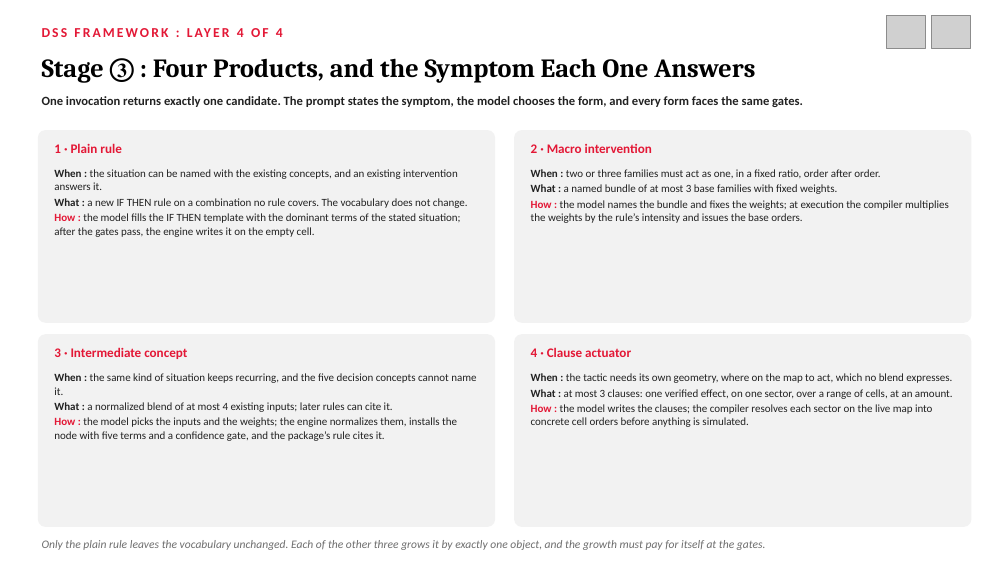
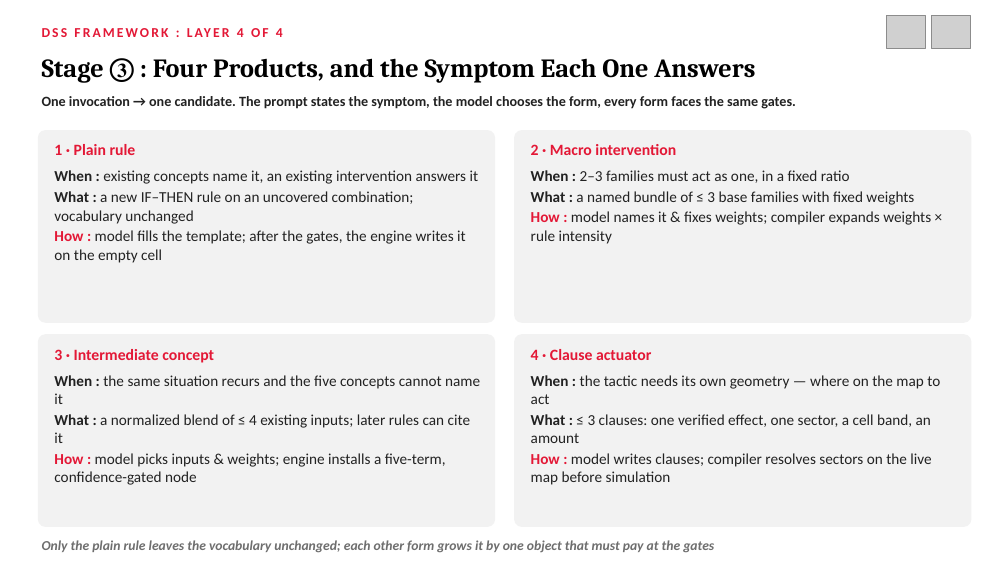
Before and after one commit to northwind13/Enhanced_DSS, a slide deck: slide 47 of 01_Thesis/DisasterAware_Presentation.pptx (slide 63 before the commit). Drawn at 1008x567 pixels with LibreOffice and Linux fonts; fonts in the diff are those of the drawing; grey boxes stand for pictures. Boxes give left, top, right and bottom in pixels: in the first picture for what was removed or moved away, otherwise in the second. Text is boxed around its words. In the diff, an @@ line names an element or a change of style, - is before the commit and + after.

```diff
--- a/01_Thesis/DisasterAware_Presentation.pptx
+++ b/01_Thesis/DisasterAware_Presentation.pptx
@@ text at [42,96,796,109]: text changed; size 12 to 13.5 pt @@
-One invocation returns exactly one candidate. The prompt states the symptom, the model chooses the form, and every form faces the same gates.
+One invocation → one candidate. The prompt states the symptom, the model chooses the form, every form faces the same gates.
@@ text at [54,170,479,263]: text changed; size 10.5 to 14.5 pt @@
-When : the situation can be named with the existing concepts, and an existing intervention answers it.
-What : a new IF THEN rule on a combination no rule covers. The vocabulary does not change.
-How : the model fills the IF THEN template with the dominant terms of the stated situation; after the gates pass, the engine writes it on the empty cell.
+When : existing concepts name it, an existing intervention answers it
+What : a new IF–THEN rule on an uncovered combination; vocabulary unchanged
+How : model fills the template; after the gates, the engine writes it on the empty cell
@@ text at [531,170,931,244]: text changed; size 10.5 to 14.5 pt @@
-When : two or three families must act as one, in a fixed ratio, order after order.
-What : a named bundle of at most 3 base families with fixed weights.
-How : the model names the bundle and fixes the weights; at execution the compiler multiplies the weights by the rule’s intensity and issues the base orders.
+When : 2–3 families must act as one, in a fixed ratio
+What : a named bundle of ≤ 3 base families with fixed weights
+How : model names it & fixes weights; compiler expands weights × rule intensity
@@ size 12.5 to 15 pt in 4 elements at [54,144,136,155], [531,144,676,155], [54,349,214,363], [531,349,651,360] @@
@@ text at [54,375,480,485]: text changed; size 10.5 to 14.5 pt @@
-When : the same kind of situation keeps recurring, and the five decision concepts cannot name it.
-What : a normalized blend of at most 4 existing inputs; later rules can cite it.
-How : the model picks the inputs and the weights; the engine normalizes them, installs the node with five terms and a confidence gate, and the package’s rule cites it.
+When : the same situation recurs and the five concepts cannot name it
+What : a normalized blend of ≤ 4 existing inputs; later rules can cite it
+How : model picks inputs & weights; engine installs a five-term, confidence-gated node
@@ text at [531,375,940,485]: text changed; size 10.5 to 14.5 pt @@
-When : the tactic needs its own geometry, where on the map to act, which no blend expresses.
-What : at most 3 clauses: one verified effect, on one sector, over a range of cells, at an amount.
-How : the model writes the clauses; the compiler resolves each sector on the live map into concrete cell orders before anything is simulated.
+When : the tactic needs its own geometry — where on the map to act
+What : ≤ 3 clauses: one verified effect, one sector, a cell band, an amount
+How : model writes clauses; compiler resolves sectors on the live map before simulation
@@ text at [42,540,714,552]: text changed; size 11 to 13 pt; bold on @@
-Only the plain rule leaves the vocabulary unchanged. Each of the other three grows it by exactly one object, and the growth must pay for itself at the gates.
+Only the plain rule leaves the vocabulary unchanged; each other form grows it by one object that must pay at the gates
```
Also in this commit, not shown: 56 other slides changed, 6 slides added, 22 slides removed, 1 other file.
